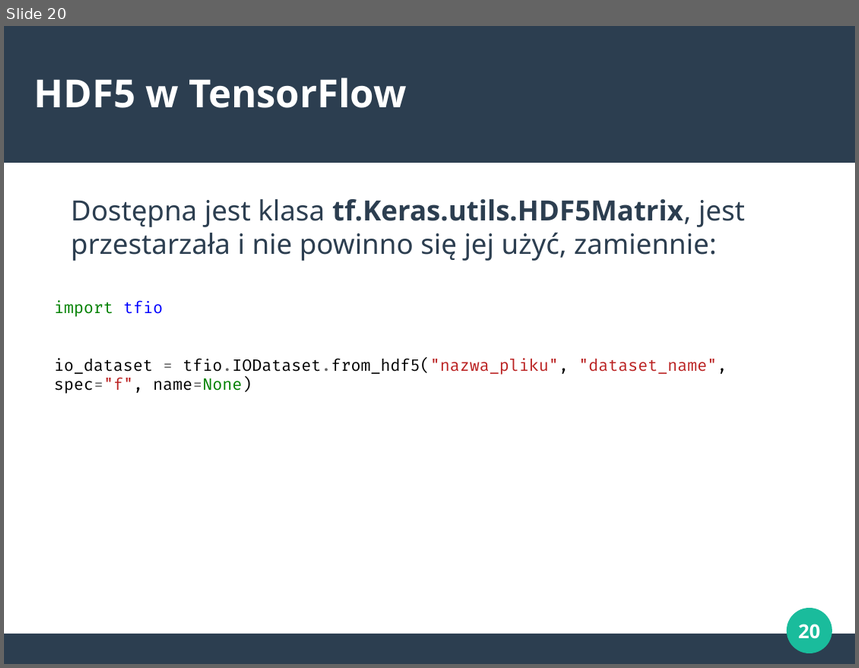
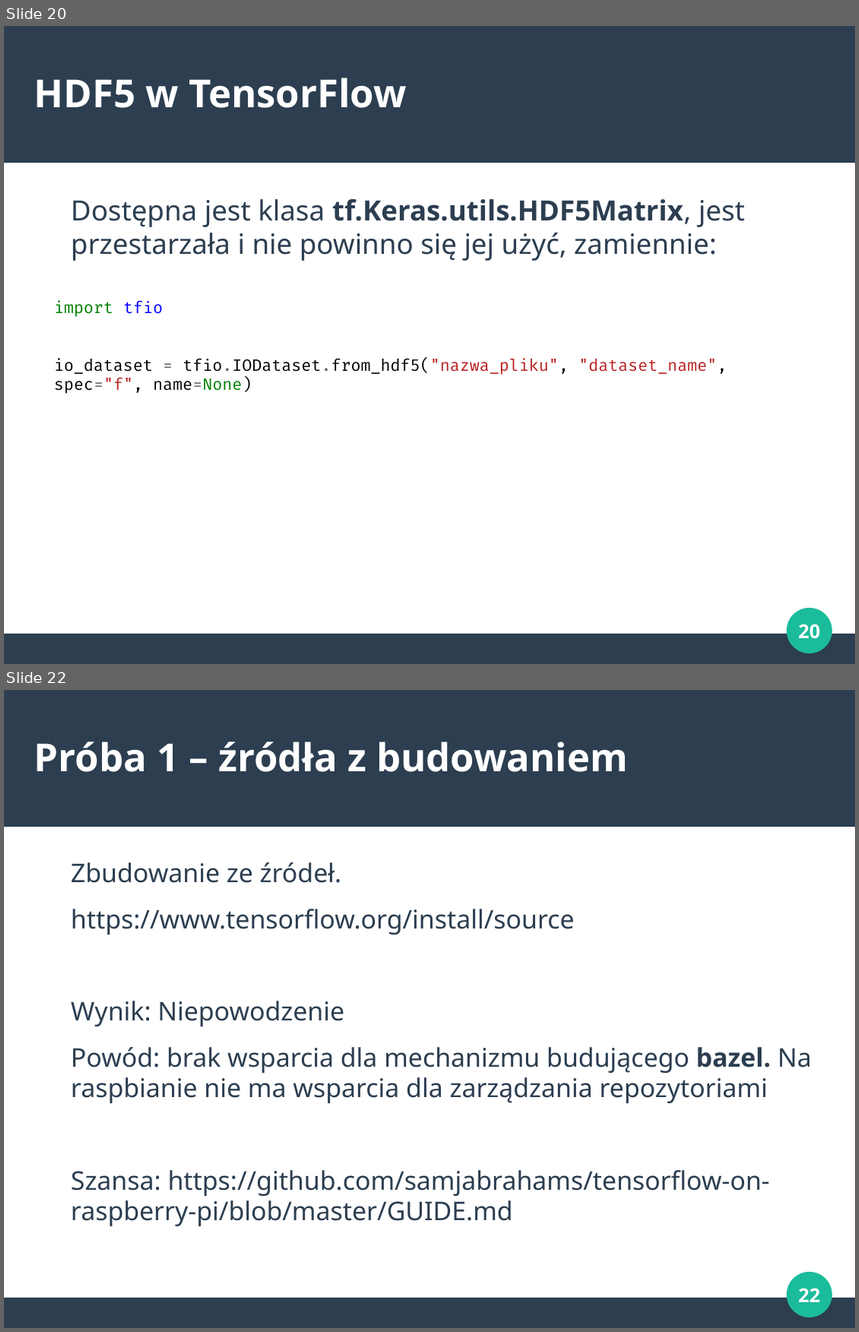
Before and after one commit to marcinbedcyc/seminarium, a slide deck: prezentacje/hdf5.odp. Shown one above the other, each under a label of ours: slide 20 before the commit, slides 20 and 22 after it; the slides between them are not shown. The pictures are 859x668 and 859x1332 pixels, drawn with LibreOffice and Linux fonts; fonts in the diff are those of the drawing. Boxes give left, top, right and bottom in pixels: in the first picture for what was removed or moved away, otherwise in the second. Text is boxed around its words. In the diff, an @@ line names an element or a change of style, - is before the commit and + after.

```diff
--- a/prezentacje/hdf5.odp
+++ b/prezentacje/hdf5.odp
@@ slide 22 added at (4,690,855,1328), background #FFFFFF; not listed: 3 template elements that a slide beside it also shows @@
@@ title added at (34,742,628,772), 36 pt, text #FFFFFF, bold @@
+Próba 1 – źródła z budowaniem
@@ text added at (71,863,812,1227), 24 pt, text #2C3E50 @@
+Zbudowanie ze źródeł.
+https://www.tensorflow.org/install/source
+Wynik: Niepowodzenie
+Powód: brak wsparcia dla mechanizmu budującego bazel. Na raspbianie nie ma wsparcia dla zarządzania repozytoriami
+Szansa: https://github.com/samjabrahams/tensorflow-on-raspberry-pi/blob/master/GUIDE.md
@@ page number added at (798,1288,820,1303), 18 pt, text #FFFFFF, bold @@
+22
```
Also in this commit, not shown: 10 other slides added, 1 other file.
